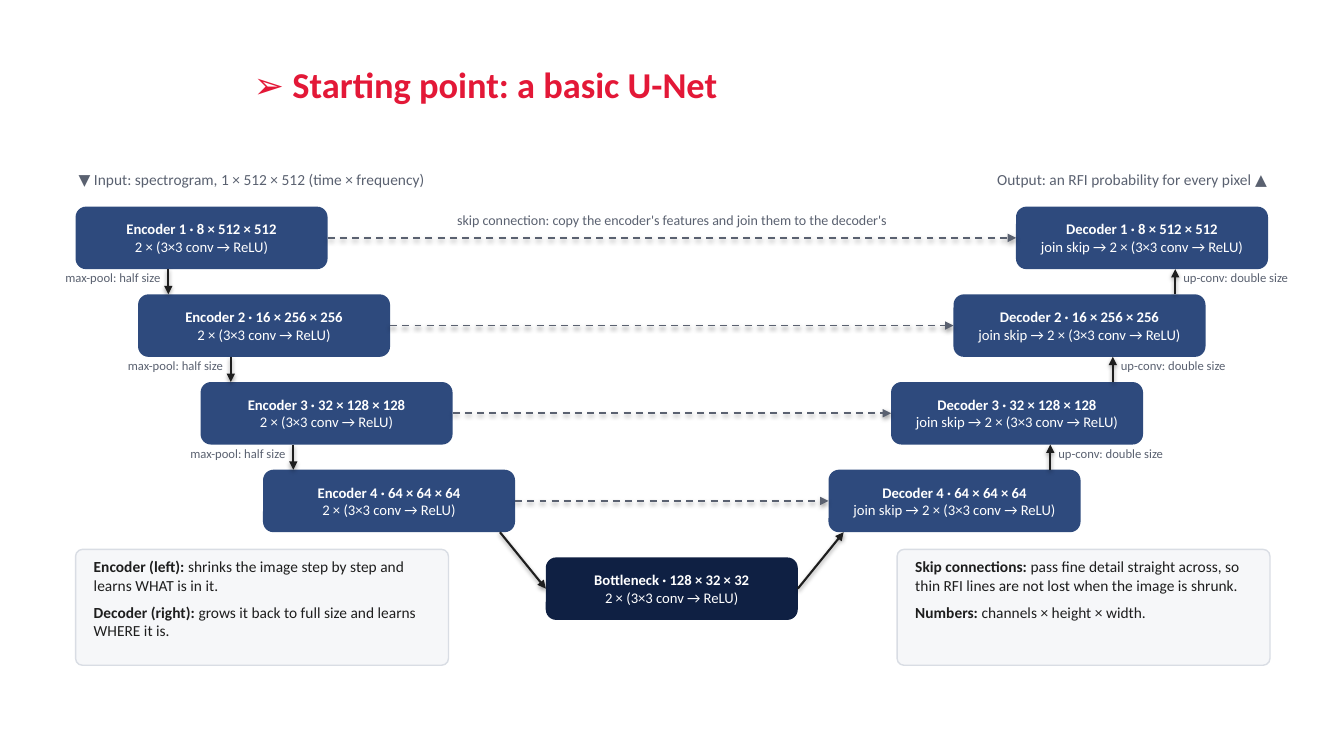
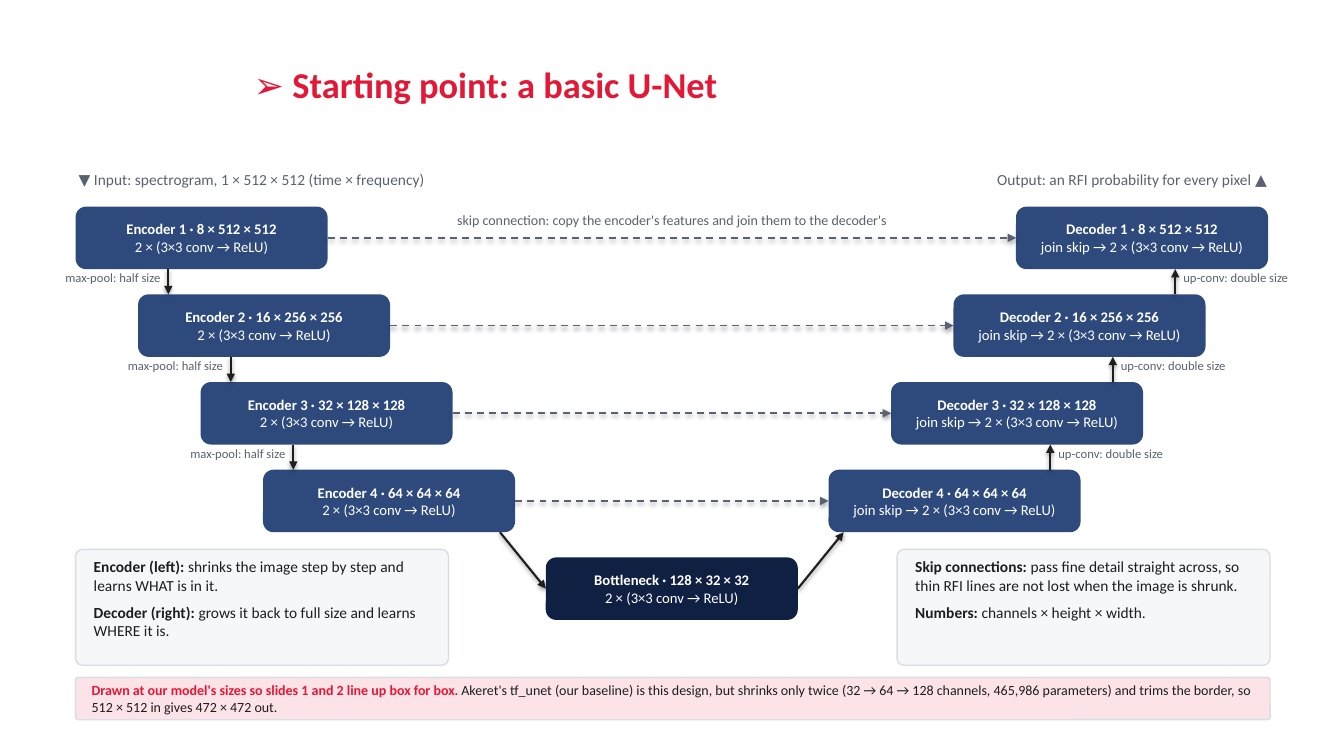
Before and after one commit to RonakSinghRaina/MP, a slide deck: slide 1 of Hybrid_Model_Schematic.pptx. Drawn at 1344x756 pixels with LibreOffice and Linux fonts; fonts in the diff are those of the drawing; background and template pictures are left out. Boxes give left, top, right and bottom in pixels: in the first picture for what was removed or moved away, otherwise in the second. Text is boxed around its words. In the diff, an @@ line names an element or a change of style, - is before the commit and + after.

```diff
--- a/Hybrid_Model_Schematic.pptx
+++ b/Hybrid_Model_Schematic.pptx
@@ rounded rectangle added at bbox=[76, 678, 1270, 720], fill #FBE3E7, outline #D9DDE4 1 pt @@
@@ text added at bbox=[92, 685, 1251, 715], 10 pt, text #1E1E1E @@
+Drawn at our model's sizes so slides 1 and 2 line up box for box. Akeret's tf_unet (our baseline) is this design, but shrinks only twice (32 → 64 → 128 channels, 465,986 parameters) and trims the border, so 512 × 512 in gives 472 × 472 out.
```
Also in this commit, not shown: 3 other slides changed, 3 other files.
